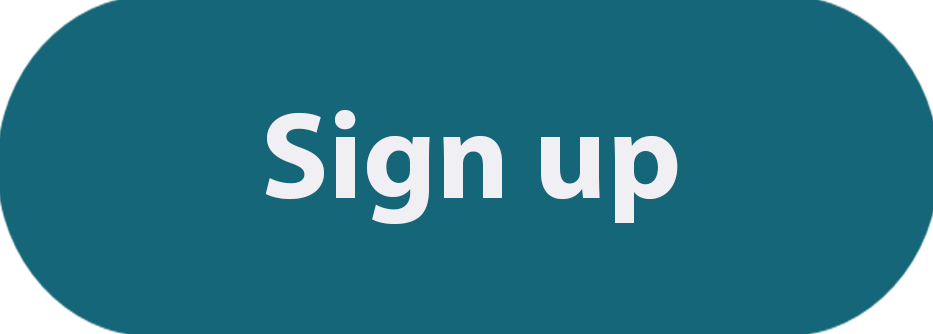
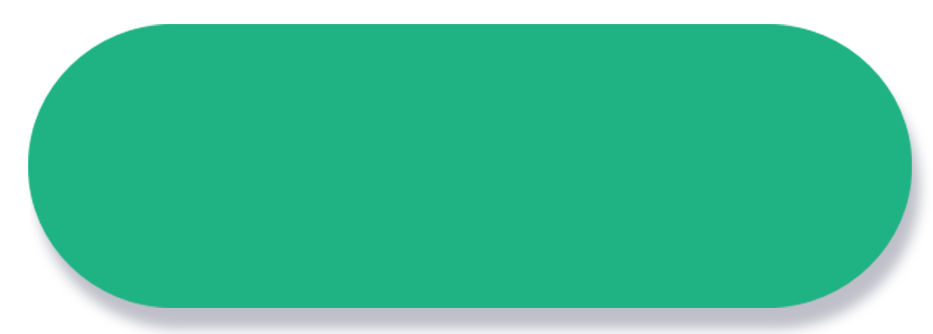
Layered file, before and after one edit (w=933, h=334). Changes by layer:
hid "Sign up" over [265, 110, 678, 224]
painted on "Layer 3" over [0, 0, 933, 334]
added layer "Layer 4" above "buttonshape" over [0, 0, 933, 334]
removed layer "Layer 2" over [0, 0, 933, 334]
added layer "Layer 6" above "Layer 7" over [0, 1, 933, 334]
"buttonshape" (2nd of 2): opacity 100% → 26%, painted on it over [0, 0, 933, 334]
